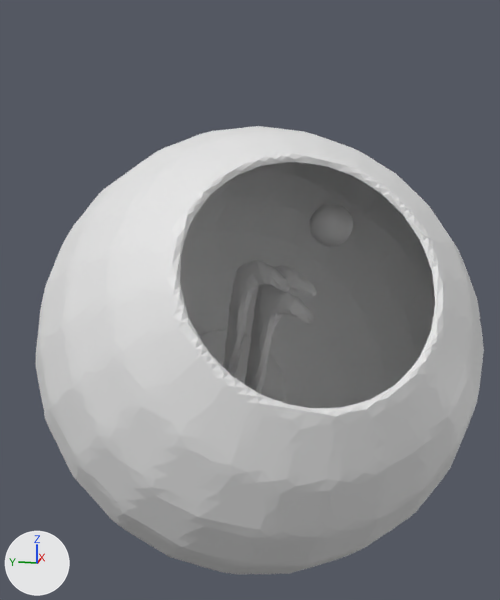
An edit to the OBJ model dataset/fix/e_data/train_mesh/out_3_0_2.obj, drawn before and after from the same camera.
Both versions are drawn from a 50 mm camera at (-0.435, -0.035, 0.058) aimed at (-0.039, 0.044, -0.041). The lights are fixed; the arrows at lower left show +X, +Y and +Z. Where no turn or scale is listed for an object, it has been applied to the vertices.

In view in the first picture: 'out_3_0_2'.
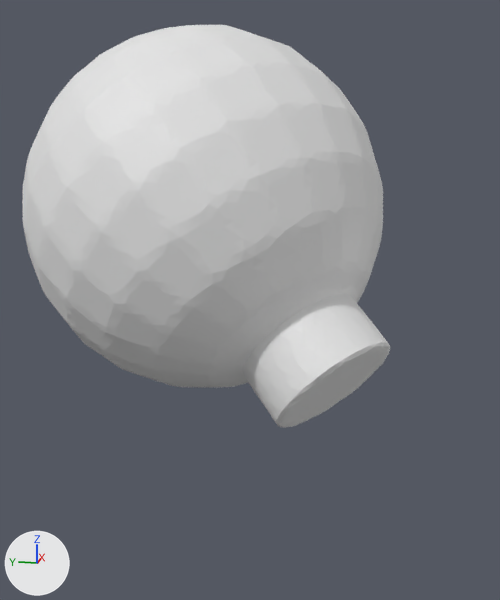
Diff of the bpy script that builds the scene:
```diff
--- a/dataset/fix/e_data/train_mesh/out_3_0_2.obj.py
+++ b/dataset/fix/e_data/train_mesh/out_3_0_2.obj.py
@@ me_out_3_0_2 @@
 me_out_3_0_2.from_pydata(...)  # 15378 vertices, 30756 faces; spans x -0.175..0.099, y -0.089..0.163, z -0.193..0.06
 # used by ob_out_3_0_2; location = (0.0, 0.0, 0.0)
+# me_out_3_0_2 part 1: the loose piece of 5002 vertices spanning x -0.013..0.013, y -0.013..0.013, z -0.013..0.013 is multiplied about its middle by the matrix ((-0.055, 0.286, 0.747), (-0.791, 0.091, -0.093), (-0.118, -0.744, 0.276))
+# me_out_3_0_2 part 2: the loose piece of 10376 vertices spanning x -0.175..0.099, y -0.089..0.163, z -0.193..0.06 is multiplied about its middle by the matrix ((-0.055, 0.286, 0.747), (-0.791, 0.091, -0.093), (-0.118, -0.744, 0.276)), then moved by (-0.008, 0.023, 0.077)
```

What differs and where, as boxes (x1, y1, x2, y2) in the pictures (500 x 600 px; the box of a moved part takes in the faces that stretch with it):
'out_3_0_2', reshaped (18% narrower, 10% shorter): before (36, 126, 484, 574); after (22, 25, 390, 428)
part 1 of me_out_3_0_2, moved or reshaped (not visible afterwards): before (310, 204, 353, 246)
part 2 of me_out_3_0_2, moved or reshaped: before (36, 126, 484, 574); after (22, 25, 390, 428)
